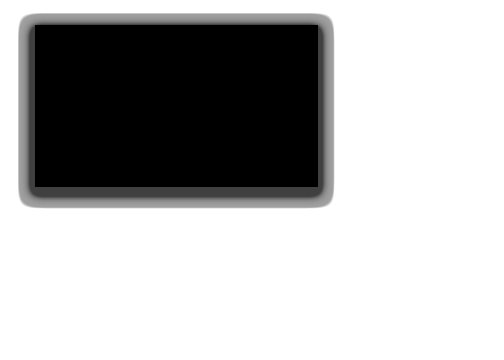
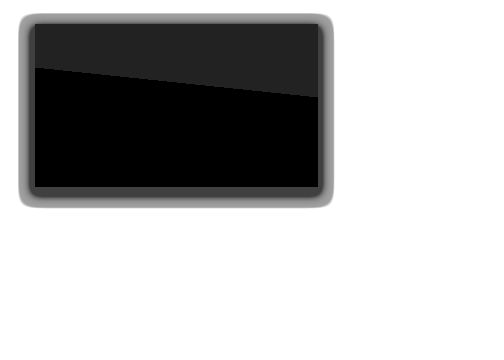
Layers edited between the first and the second w=504, h=360 image:
added layer "Shape 2" above "Shape 1" over <box>35,24,318,97</box>
